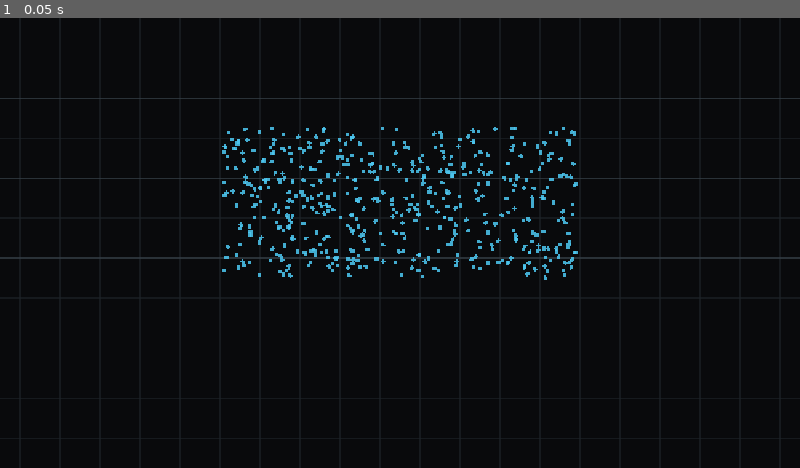
Above: before the commit, frame 1.
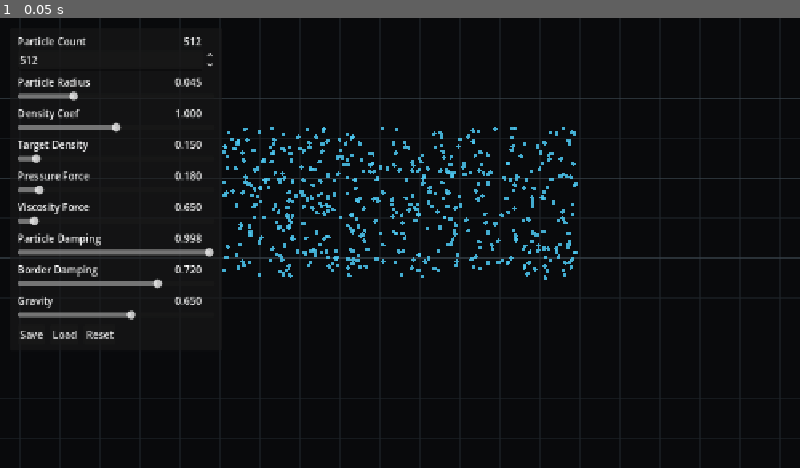
Above: after the commit, the same moment.

Repository: scratlantis/godot_playground
Game: Godot game, scene res://main.tscn
The game is run twice, just before and just after one commit, with the same random seed, the same clock (stepped at 60 frames per second) and the same inputs.
Inputs:
- Up to frame 1 (0.05 s): no input

The runs differ from the first frame. In frame 1, 2.8% of the frame differs, in the area x 2-27%, y 4-72%.

Commit message:
Add runtime parameter panel and JSON config

Diff:
--- /dev/null
+++ b/src/config/simulation_params_2d.json
@@ -0,0 +1,11 @@
+{
+	"border_damping": 0.72,
+	"damping": 0.998,
+	"density_coefficient": 1.0,
+	"gravity": 0.65,
+	"particle_count": 512,
+	"particle_radius": 0.045,
+	"pressure_force_coefficient": 0.18,
+	"target_density": 0.15,
+	"viscosity_force_coefficient": 0.65
+}
--- a/src/scripts/Main2D.gd
+++ b/src/scripts/Main2D.gd
@@ -5,6 +5,8 @@
 const PARAM_BYTES := 80
 const PARTICLE_BYTES := 16
 const DENSITY_BYTES := 4
+const DEFAULT_CONFIG_PATH := "res://config/simulation_params_2d.json"
+const USER_CONFIG_PATH := "user://simulation_params_2d.json"
 
 @export_range(16, 8192, 1) var particle_count := 512
 @export_range(0.005, 0.15, 0.001) var particle_radius := 0.045
@@ -29,11 +31,17 @@
 var frame_index := 0
 var gpu_enabled := false
 var particles: PackedVector2Array = PackedVector2Array()
+var param_defs: Array[Dictionary] = []
+var param_widgets: Dictionary = {}
+var ui_root: Control
 
 func _ready() -> void:
 	DisplayServer.window_set_title("Particle Sim 2D")
+	_init_param_defs()
+	_load_params()
 	gpu_enabled = _setup_compute()
 	_seed_particles()
+	_build_param_ui()
 
 func _process(delta: float) -> void:
 	if gpu_enabled:
@@ -69,11 +77,34 @@
 	forces_shader = _load_shader("res://shaders/particle_forces.glsl")
 	density_pipeline = rd.compute_pipeline_create(density_shader)
 	forces_pipeline = rd.compute_pipeline_create(forces_shader)
+	_create_sim_buffers()
+	return true
+
+func _create_sim_buffers() -> void:
 	params_buffer = rd.storage_buffer_create(PARAM_BYTES)
 	for i in 2:
 		particle_buffers.append(rd.storage_buffer_create(particle_count * PARTICLE_BYTES))
 	density_buffer = rd.storage_buffer_create(particle_count * DENSITY_BYTES)
-	return true
+
+func _recreate_sim_buffers() -> void:
+	if rd == null:
+		_seed_particles()
+		return
+
+	for buffer in particle_buffers:
+		if buffer.is_valid():
+			rd.free_rid(buffer)
+	particle_buffers.clear()
+
+	for rid in [params_buffer, density_buffer]:
+		if rid.is_valid():
+			rd.free_rid(rid)
+
+	read_index = 0
+	write_index = 1
+	frame_index = 0
+	_create_sim_buffers()
+	_seed_particles()
 
 func _seed_particles() -> void:
 	particles.clear()
@@ -96,6 +127,198 @@
 	if gpu_enabled:
 		rd.buffer_update(particle_buffers[read_index], 0, data.size(), data)
 
+func _init_param_defs() -> void:
+	param_defs = [
+		{"name": "particle_count", "label": "Particle Count", "type": "int", "min": 16.0, "max": 4096.0, "step": 16.0, "restart": true},
+		{"name": "particle_radius", "label": "Particle Radius", "type": "float", "min": 0.005, "max": 0.15, "step": 0.001},
+		{"name": "density_coefficient", "label": "Density Coef", "type": "float", "min": 0.0, "max": 2.0, "step": 0.001},
+		{"name": "target_density", "label": "Target Density", "type": "float", "min": 0.0, "max": 2.0, "step": 0.001},
+		{"name": "pressure_force_coefficient", "label": "Pressure Force", "type": "float", "min": 0.0, "max": 2.0, "step": 0.001},
+		{"name": "viscosity_force_coefficient", "label": "Viscosity Force", "type": "float", "min": 0.0, "max": 10.0, "step": 0.001},
+		{"name": "damping", "label": "Particle Damping", "type": "float", "min": 0.0, "max": 1.0, "step": 0.001},
+		{"name": "border_damping", "label": "Border Damping", "type": "float", "min": 0.0, "max": 1.0, "step": 0.001},
+		{"name": "gravity", "label": "Gravity", "type": "float", "min": -4.0, "max": 4.0, "step": 0.001},
+	]
+
+func _build_param_ui() -> void:
+	var layer := CanvasLayer.new()
+	layer.name = "ParameterLayer"
+	add_child(layer)
+
+	ui_root = PanelContainer.new()
+	ui_root.name = "ParameterPanel"
+	ui_root.position = Vector2(16.0, 16.0)
+	ui_root.custom_minimum_size = Vector2(340.0, 0.0)
+	layer.add_child(ui_root)
+
+	var margin := MarginContainer.new()
+	margin.add_theme_constant_override("margin_left", 12)
+	margin.add_theme_constant_override("margin_top", 10)
+	margin.add_theme_constant_override("margin_right", 12)
+	margin.add_theme_constant_override("margin_bottom", 10)
+	ui_root.add_child(margin)
+
+	var rows := VBoxContainer.new()
+	rows.add_theme_constant_override("separation", 8)
+	margin.add_child(rows)
+
+	for def in param_defs:
+		_add_param_row(rows, def)
+
+	var buttons := HBoxContainer.new()
+	buttons.add_theme_constant_override("separation", 8)
+	rows.add_child(buttons)
+
+	var save_button := Button.new()
+	save_button.text = "Save"
+	save_button.pressed.connect(_save_params)
+	buttons.add_child(save_button)
+
+	var load_button := Button.new()
+	load_button.text = "Load"
+	load_button.pressed.connect(func() -> void:
+		_load_params()
+		_sync_param_ui()
+		_recreate_sim_buffers()
+	)
+	buttons.add_child(load_button)
+
+	var reset_button := Button.new()
+	reset_button.text = "Reset"
+	reset_button.pressed.connect(func() -> void:
+		_load_params(DEFAULT_CONFIG_PATH)
+		_sync_param_ui()
+		_recreate_sim_buffers()
+	)
+	buttons.add_child(reset_button)
+
+func _add_param_row(parent: VBoxContainer, def: Dictionary) -> void:
+	var key := String(def["name"])
+	var row := VBoxContainer.new()
+	row.add_theme_constant_override("separation", 3)
+	parent.add_child(row)
+
+	var title := HBoxContainer.new()
+	row.add_child(title)
+
+	var name_label := Label.new()
+	name_label.text = String(def["label"])
+	name_label.custom_minimum_size = Vector2(180.0, 0.0)
+	title.add_child(name_label)
+
+	var value_label := Label.new()
+	value_label.horizontal_alignment = HORIZONTAL_ALIGNMENT_RIGHT
+	value_label.custom_minimum_size = Vector2(110.0, 0.0)
+	title.add_child(value_label)
+
+	var control: Range
+	if def.get("type", "float") == "int":
+		var spin := SpinBox.new()
+		spin.min_value = float(def["min"])
+		spin.max_value = float(def["max"])
+		spin.step = float(def["step"])
+		spin.rounded = true
+		control = spin
+	else:
+		var slider := HSlider.new()
+		slider.min_value = float(def["min"])
+		slider.max_value = float(def["max"])
+		slider.step = float(def["step"])
+		slider.size_flags_horizontal = Control.SIZE_EXPAND_FILL
+		control = slider
+
+	control.value = float(get(key))
+	control.value_changed.connect(func(value: float) -> void:
+		_set_param_value(key, value, bool(def.get("restart", false)))
+		_update_param_label(key)
+	)
+	row.add_child(control)
+
+	param_widgets[key] = {
+		"control": control,
+		"value_label": value_label,
+		"def": def,
+	}
+	_update_param_label(key)
+
+func _set_param_value(key: String, value: float, restart: bool) -> void:
+	var def := _get_param_def(key)
+	if def.get("type", "float") == "int":
+		set(key, int(round(value)))
+	else:
+		set(key, value)
+
+	if restart:
+		_recreate_sim_buffers()
+
+func _get_param_def(key: String) -> Dictionary:
+	for def in param_defs:
+		if String(def["name"]) == key:
+			return def
+	return {}
+
+func _sync_param_ui() -> void:
+	for key in param_widgets.keys():
+		var entry: Dictionary = param_widgets[key]
+		var control: Range = entry["control"]
+		control.set_value_no_signal(float(get(String(key))))
+		_update_param_label(String(key))
+
+func _update_param_label(key: String) -> void:
+	if not param_widgets.has(key):
+		return
+
+	var entry: Dictionary = param_widgets[key]
+	var def: Dictionary = entry["def"]
+	var label: Label = entry["value_label"]
+	if def.get("type", "float") == "int":
+		label.text = "%d" % int(get(key))
+	else:
+		label.text = "%.3f" % float(get(key))
+
+func _params_to_dict() -> Dictionary:
+	var values := {}
+	for def in param_defs:
+		var key := String(def["name"])
+		values[key] = get(key)
+	return values
+
+func _apply_params(values: Dictionary) -> void:
+	for def in param_defs:
+		var key := String(def["name"])
+		if not values.has(key):
+			continue
+		if def.get("type", "float") == "int":
+			set(key, int(values[key]))
+		else:
+			set(key, float(values[key]))
+
+func _load_params(path: String = "") -> void:
+	var load_path := path
+	if load_path == "":
+		load_path = USER_CONFIG_PATH if FileAccess.file_exists(USER_CONFIG_PATH) else DEFAULT_CONFIG_PATH
+	if not FileAccess.file_exists(load_path):
+		return
+
+	var file := FileAccess.open(load_path, FileAccess.READ)
+	if file == null:
+		push_warning("Could not open parameter file: %s" % load_path)
+		return
+
+	var parsed = JSON.parse_string(file.get_as_text())
+	if typeof(parsed) != TYPE_DICTIONARY:
+		push_warning("Parameter file is not a JSON object: %s" % load_path)
+		return
+
+	_apply_params(parsed)
+
+func _save_params() -> void:
+	var file := FileAccess.open(USER_CONFIG_PATH, FileAccess.WRITE)
+	if file == null:
+		push_warning("Could not write parameter file: %s" % USER_CONFIG_PATH)
+		return
+	file.store_string(JSON.stringify(_params_to_dict(), "\t"))
+
 func _load_shader(path: String) -> RID:
 	var source_text := FileAccess.get_file_as_string(path)
 	if source_text.begins_with("#[compute]\n"):
Not shown, changed: src/README.md
